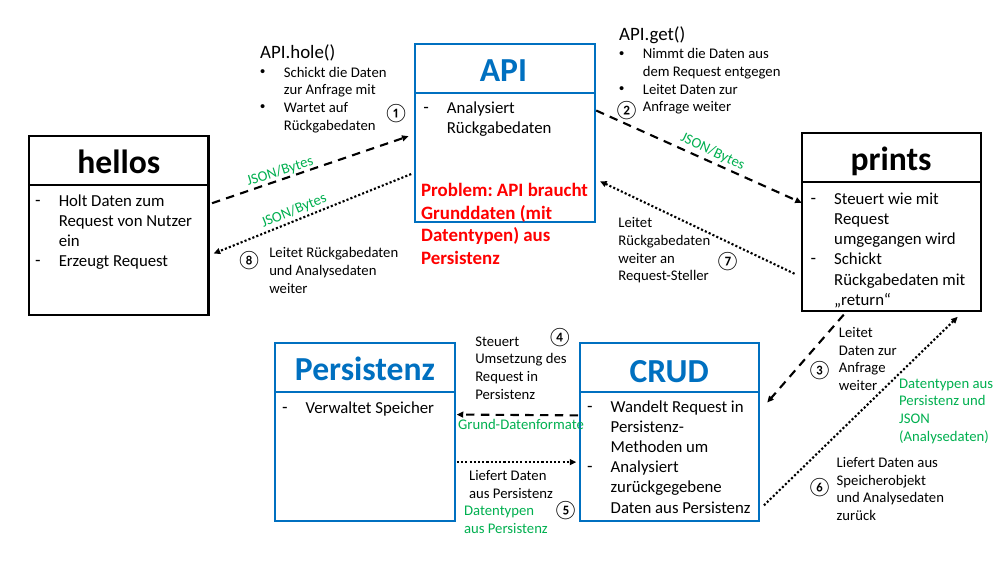
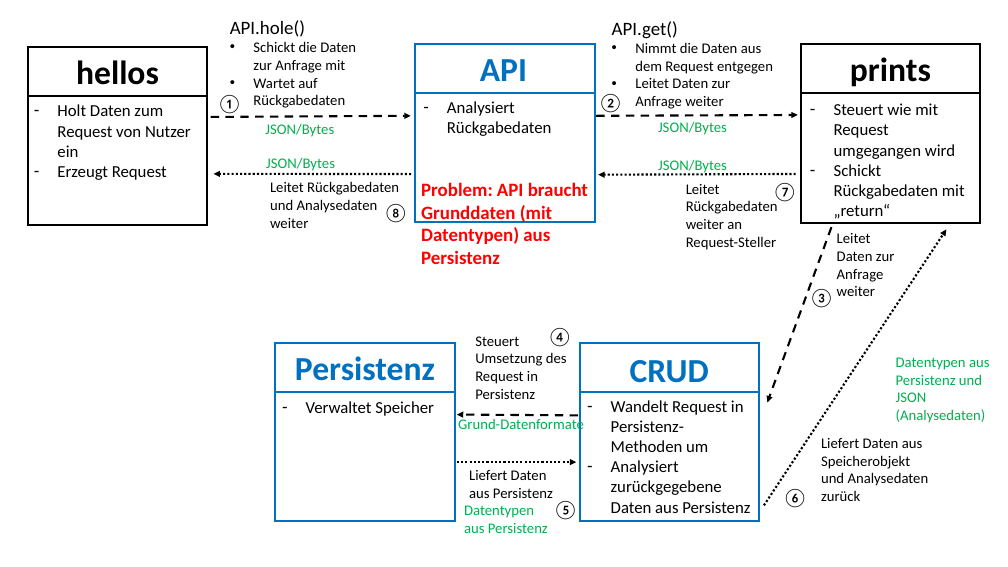
Before and after one commit to StefSchneider/Unternehmensfaehigkeiten, a slide deck: slide 4 of Dokumentation/Grafiken Unternehmensfähigkeiten.pptx. Drawn at 1008x567 pixels with LibreOffice and Linux fonts; fonts in the diff are those of the drawing. Boxes give left, top, right and bottom in pixels: in the first picture for what was removed or moved away, otherwise in the second. Text is boxed around its words. In the diff, an @@ line names an element or a change of style, - is before the commit and + after.

```diff
--- a/Dokumentation/Grafiken Unternehmensfähigkeiten.pptx
+++ b/Dokumentation/Grafiken Unternehmensfähigkeiten.pptx
@@ text "API.hole()": place and size @@
-text "API.hole()" at [260, 44, 387, 133]
+text "API.hole()" at [230, 20, 356, 108]
@@ text "API.get()": place and size @@
-text "API.get()" at [619, 26, 781, 114]
+text "API.get()" at [612, 21, 773, 109]
@@ text "①": place and size @@
-text "①" at [384, 104, 409, 123]
+text "①" at [217, 95, 242, 114]
@@ text "②": place and size @@
-text "②" at [614, 101, 639, 121]
+text "②" at [598, 94, 623, 115]
@@ 4 texts, 2 rectangles, 2 lines: place and size @@
-4 texts, 2 rectangles, 2 lines at [29, 133, 981, 315]
+4 texts, 2 rectangles, 2 lines at [28, 45, 981, 225]
@@ arrow moved from (212, 203) - (408, 136) to (211, 117) - (411, 116) @@
@@ text "JSON/Bytes": place and size @@
-text "JSON/Bytes" at [236, 145, 324, 195]
+text "JSON/Bytes" at [265, 124, 334, 137]
@@ text "JSON/Bytes" at [265, 124, 334, 137]: rotation 342 to 0 degrees @@
@@ arrow moved from (597, 110) - (802, 203) to (597, 116) - (798, 115) @@
@@ text added at [658, 122, 727, 135], 14 pt, text #00B050 @@
+JSON/Bytes
@@ arrow moved from (411, 174) - (214, 253) to (411, 174) - (214, 174) @@
@@ text "JSON/Bytes": place and size @@
-text "JSON/Bytes" at [250, 181, 338, 237]
+text "JSON/Bytes" at [266, 158, 335, 171]
@@ text "JSON/Bytes" at [266, 158, 335, 171]: rotation 337 to 0 degrees @@
@@ text "Leitet Rückgabedaten und Analysedaten weiter" rewrapped from [269, 247, 377, 293] to [270, 181, 399, 228] @@
@@ arrow moved from (795, 274) - (600, 181) to (796, 174) - (598, 175) @@
@@ text "JSON/Bytes": place and size @@
-text "JSON/Bytes" at [899, 413, 930, 423]
+text "JSON/Bytes" at [658, 160, 727, 174]
@@ text "JSON/Bytes" at [658, 160, 727, 174]: rotation 25 to 0 degrees @@
@@ text "Leitet Rückgabedaten weiter an Request-Steller": place and size @@
-text "Leitet Rückgabedaten weiter an Request-Steller" at [618, 217, 710, 283]
+text "Leitet Rückgabedaten weiter an Request-Steller" at [686, 184, 778, 250]
@@ text "⑦": place and size @@
-text "⑦" at [715, 252, 740, 271]
+text "⑦" at [772, 183, 797, 202]
@@ text "⑧": place and size @@
-text "⑧" at [237, 251, 262, 270]
+text "⑧" at [383, 204, 408, 223]
@@ arrow moved from (764, 506) - (958, 317) to (764, 506) - (947, 230) @@
@@ arrow moved from (844, 315) - (768, 402) to (832, 227) - (768, 402) @@
@@ text "Leitet Daten zur Anfrage weiter": place and size @@
-text "Leitet Daten zur Anfrage weiter" at [839, 327, 897, 390]
+text "Leitet Daten zur Anfrage weiter" at [837, 233, 895, 296]
@@ text "③": place and size @@
-text "③" at [807, 361, 832, 380]
+text "③" at [809, 289, 834, 308]
@@ text "Datentypen aus Persistenz und JSON ...": place and size @@
-text "Datentypen aus Persistenz und JSON ..." at [899, 378, 994, 444]
+text "Datentypen aus Persistenz und JSON ..." at [896, 357, 990, 423]
@@ text "Liefert Daten aus Speicherobjekt und ...": place and size @@
-text "Liefert Daten aus Speicherobjekt und ..." at [837, 457, 944, 520]
+text "Liefert Daten aus Speicherobjekt und ..." at [821, 438, 929, 501]
@@ text "⑥": place and size @@
-text "⑥" at [807, 478, 832, 497]
+text "⑥" at [783, 489, 808, 508]
```
Also in this commit, not shown: 1 other file.
